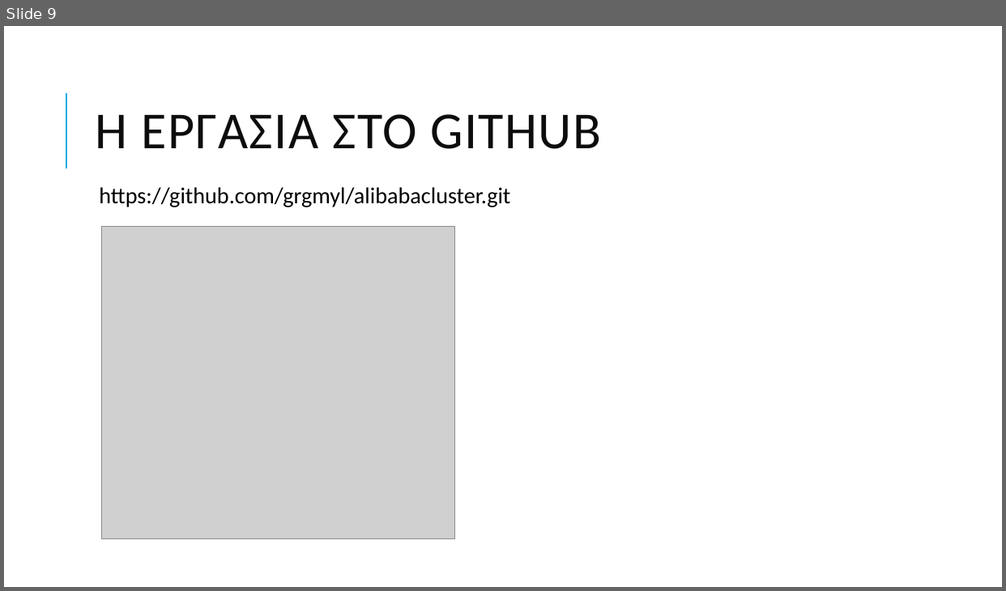
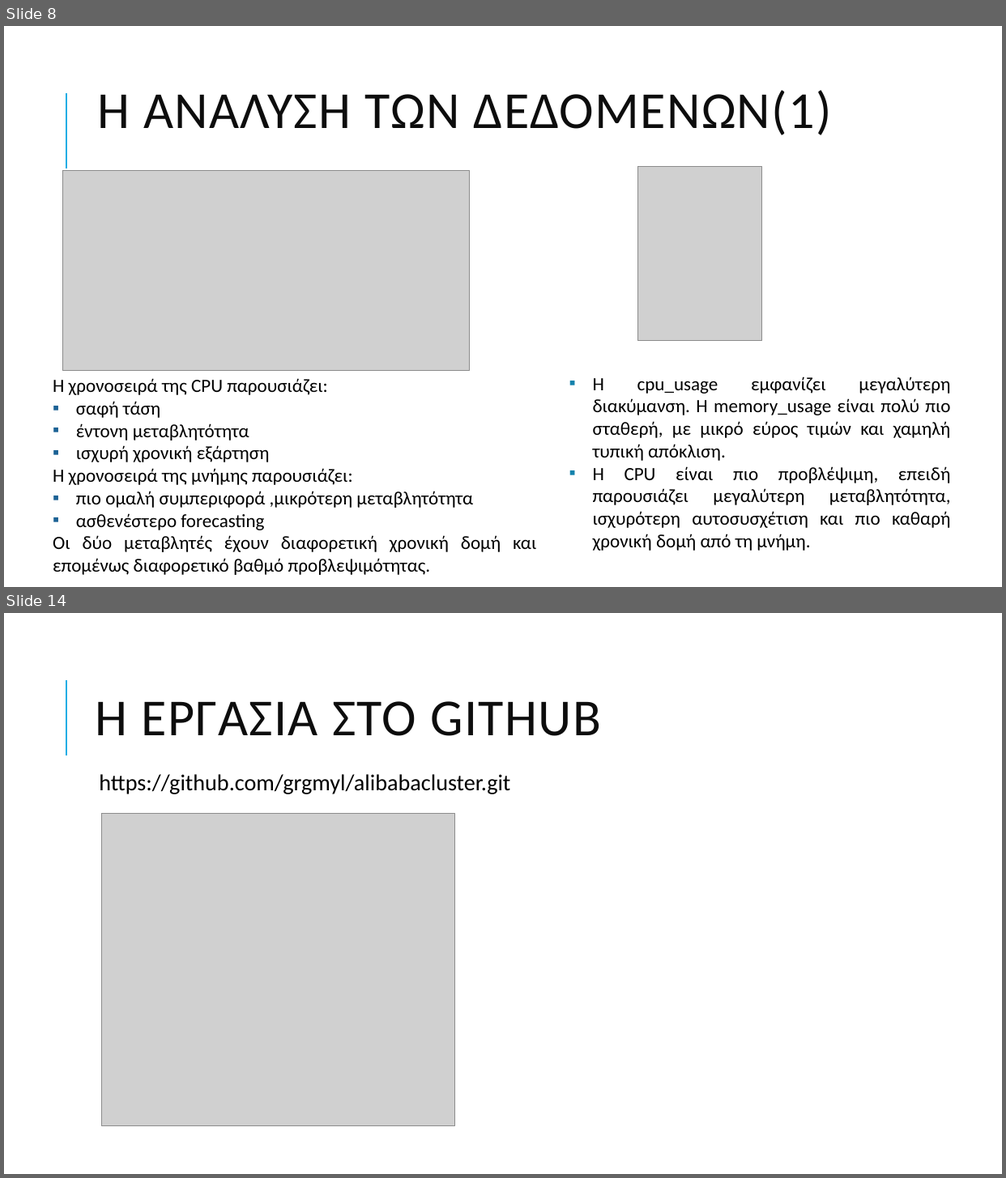
Before and after one commit to grgmyl/alibabacluster, a slide deck: parousiasidiktia.pptx. Shown one above the other, each under a label of ours: slide 9 before the commit, slides 8 and 14 after it; the slides between them are not shown. The pictures are 1006x591 and 1006x1178 pixels, drawn with LibreOffice and Linux fonts; fonts in the diff are those of the drawing; grey boxes stand for pictures. Boxes give left, top, right and bottom in pixels: in the first picture for what was removed or moved away, otherwise in the second. Text is boxed around its words. In the diff, an @@ line names an element or a change of style, - is before the commit and + after.

```diff
--- a/parousiasidiktia.pptx
+++ b/parousiasidiktia.pptx
@@ slide 8 added at (x1=4, y1=26, x2=1002, y2=587), background #FFFFFF; not listed: 1 template element that a slide beside it also shows @@
@@ title added at (x1=97, y1=90, x2=831, y2=135), 50 pt, text #0D0D0D @@
+Η ΑΝΑΛΥΣΗ ΤΩΝ ΔΕΔΟΜΕΝΩΝ(1)
@@ picture added at (x1=63, y1=170, x2=470, y2=370) @@
@@ picture added at (x1=638, y1=167, x2=761, y2=341) @@
@@ text added at (x1=53, y1=378, x2=536, y2=575), 18 pt, text #000000 @@
+Η χρονοσειρά της CPU παρουσιάζει:
+▪ σαφή τάση
+▪ έντονη μεταβλητότητα
+▪ ισχυρή χρονική εξάρτηση
+Η χρονοσειρά της μνήμης παρουσιάζει:
+▪ πιο ομαλή συμπεριφορά ,μικρότερη μεταβλητότητα
+▪ ασθενέστερο forecasting
+Οι δύο μεταβλητές έχουν διαφορετική χρονική δομή και επομένως διαφορετικό βαθμό προβλεψιμότητας.
@@ text added at (x1=593, y1=377, x2=951, y2=551), 18 pt, text #000000 @@
+▪ Η cpu_usage εμφανίζει μεγαλύτερη διακύμανση. Η memory_usage είναι πολύ πιο σταθερή, με μικρό εύρος τιμών και χαμηλή τυπική απόκλιση.
+▪ Η CPU είναι πιο προβλέψιμη, επειδή παρουσιάζει μεγαλύτερη μεταβλητότητα, ισχυρότερη αυτοσυσχέτιση και πιο καθαρή χρονική δομή από τη μνήμη.
@@ what was slide 9 is now slide 14 @@
```
Also in this commit, not shown: 6 slides changed, 7 other slides added, 2 slides removed.
